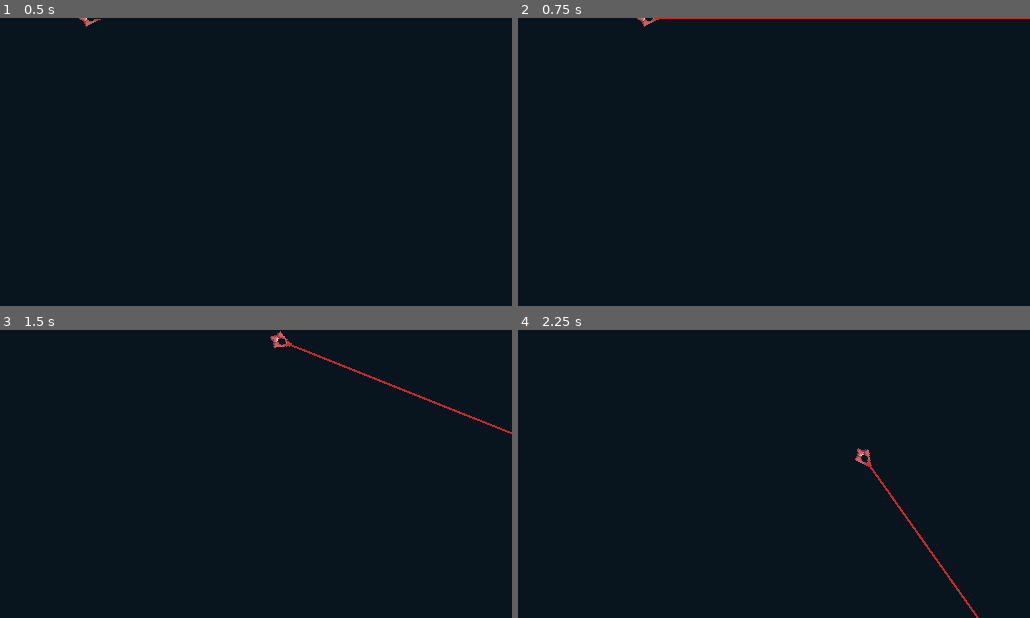
Above: before the commit, frames 1-4 (two rows, left to right).
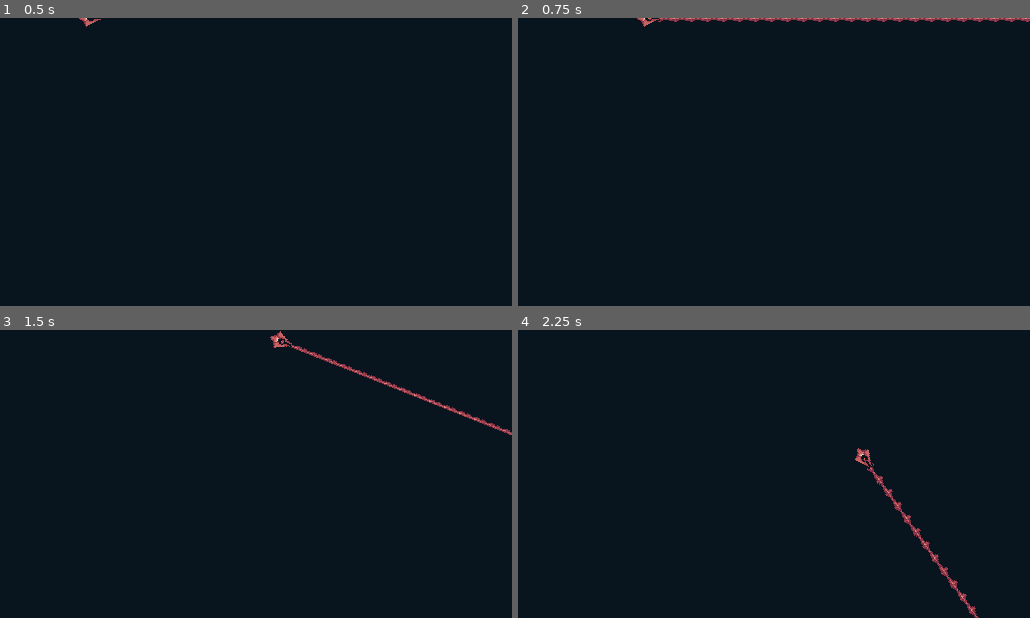
Above: after the commit, the same moments.

Repository: boukew99/godot_wild_jam_34
Game: Godot game, scene res://physics/2d/object/space_ship.tscn
Same seed, same stepped clock (60 frames per second), same inputs: the game is played once before the commit and once after it. This scene is started directly instead of the project's main scene.
Inputs:
- Up to frame 1 (0.5 s): no input
- Up to frame 2 (0.75 s): hold Right (right) from 0.53 s (still down); hold Z (laser) from 0.53 s (still down)
- Up to frame 3 (1.5 s): release Right (right) at 1.28 s; release Z (laser) at 1.28 s; hold Down (down) from 1.28 s (still down); tap Z (laser) at 1.35 s
- Up to frame 4 (2.25 s): release Down (down) at 2.03 s; hold Right (right) from 2.03 s (still down); hold Z (laser) from 2.03 s (still down)

Frame 1 is identical in both runs. In frame 2, 0.7% of the frame differs, in the area x 25-100%, y 0-2%; in frame 3, 0.6%; in frame 4, 0.6%.

Commit message:
player laser with texture

Diff:
--- a/godot_wild_jam_34/physics/2d/object/laser.tscn
+++ b/godot_wild_jam_34/physics/2d/object/laser.tscn
@@ -1,6 +1,28 @@
-[gd_scene load_steps=2 format=2]
+[gd_scene load_steps=9 format=2]
 
 [ext_resource path="res://physics/2d/object/laser.gd" type="Script" id=1]
+[ext_resource path="res://visual/laser_red1.png" type="Texture" id=2]
+[ext_resource path="res://visual/laser_red4.png" type="Texture" id=3]
+[ext_resource path="res://visual/laser_red2.png" type="Texture" id=4]
+[ext_resource path="res://visual/laser_red5.png" type="Texture" id=5]
+[ext_resource path="res://visual/laser_red6.png" type="Texture" id=6]
+[ext_resource path="res://visual/laser_red3.png" type="Texture" id=7]
+
+[sub_resource type="AnimatedTexture" id=1]
+flags = 2
+frames = 6
+fps = 12.0
+frame_0/texture = ExtResource( 2 )
+frame_1/texture = ExtResource( 4 )
+frame_1/delay_sec = 0.0
+frame_2/texture = ExtResource( 7 )
+frame_2/delay_sec = 0.0
+frame_3/texture = ExtResource( 3 )
+frame_3/delay_sec = 0.0
+frame_4/texture = ExtResource( 5 )
+frame_4/delay_sec = 0.0
+frame_5/texture = ExtResource( 6 )
+frame_5/delay_sec = 0.0
 
 [node name="Laser" type="Position2D"]
 position = Vector2( 10, 0 )
@@ -12,9 +34,10 @@
 [node name="Line2D" type="Line2D" parent="."]
 visible = false
 points = PoolVector2Array( 0, 0, 9, 0 )
-width = 2.0
-default_color = Color( 0.764706, 0.168627, 0.168627, 1 )
-end_cap_mode = 2
+width = 16.0
+default_color = Color( 1, 1, 1, 1 )
+texture = SubResource( 1 )
+texture_mode = 1
 
 [node name="Begin" type="Polygon2D" parent="Line2D"]
 color = Color( 0.941176, 0.415686, 0.27451, 1 )
@@ -22,12 +45,16 @@
 
 [node name="End" type="CPUParticles2D" parent="Line2D"]
 position = Vector2( 9, 0 )
+lifetime = 1.2
 speed_scale = 6.51
+lifetime_randomness = 0.26
+fixed_fps = 15
 local_coords = false
 direction = Vector2( -1, 0 )
+spread = 97.26
 gravity = Vector2( 0, 0 )
 initial_velocity = 5.0
-color = Color( 0.929412, 0.254902, 0.0196078, 1 )
+color = Color( 0.85098, 0.537255, 0.490196, 1 )
 
 [node name="Timer" type="Timer" parent="."]
 wait_time = 0.6
--- a/godot_wild_jam_34/physics/2d/object/space_ship.tscn
+++ b/godot_wild_jam_34/physics/2d/object/space_ship.tscn
@@ -26,13 +26,14 @@
 [node name="CollisionShape2D" type="CollisionShape2D" parent="."]
 shape = SubResource( 1 )
 
-[node name="Sprite" type="Sprite" parent="."]
-position = Vector2( 4, 0 )
-texture = ExtResource( 4 )
-
 [node name="Laser" parent="." instance=ExtResource( 3 )]
+position = Vector2( 5, 0 )
 script = ExtResource( 5 )
 
 [node name="Timer" type="Timer" parent="Laser"]
 wait_time = 0.6
 one_shot = true
+
+[node name="Sprite" type="Sprite" parent="."]
+position = Vector2( 4, 0 )
+texture = ExtResource( 4 )
Not shown, added: godot_wild_jam_34/visual/laser_green1.png.import
Not shown, added: godot_wild_jam_34/visual/laser_green2.png.import
Not shown, added: godot_wild_jam_34/visual/laser_green3.png.import
Not shown, added: godot_wild_jam_34/visual/laser_green4.png.import
Not shown, added: godot_wild_jam_34/visual/laser_green5.png.import
Not shown, added: godot_wild_jam_34/visual/laser_green6.png.import
Not shown, added: godot_wild_jam_34/visual/laser_red1.png.import
Not shown, added: godot_wild_jam_34/visual/laser_red2.png.import
Not shown, added: godot_wild_jam_34/visual/laser_red3.png.import
Not shown, added: godot_wild_jam_34/visual/laser_red4.png.import
Not shown, added: godot_wild_jam_34/visual/laser_red5.png.import
Not shown, added: godot_wild_jam_34/visual/laser_red6.png.import
